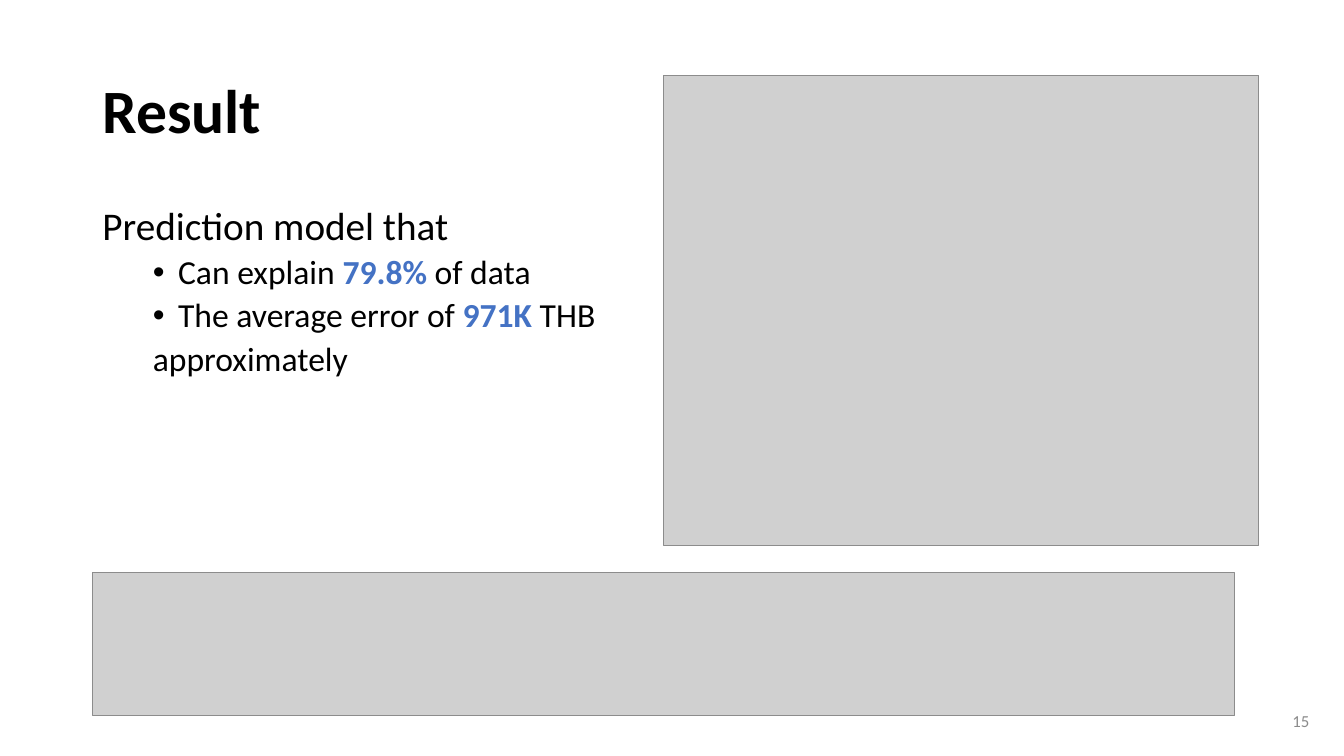
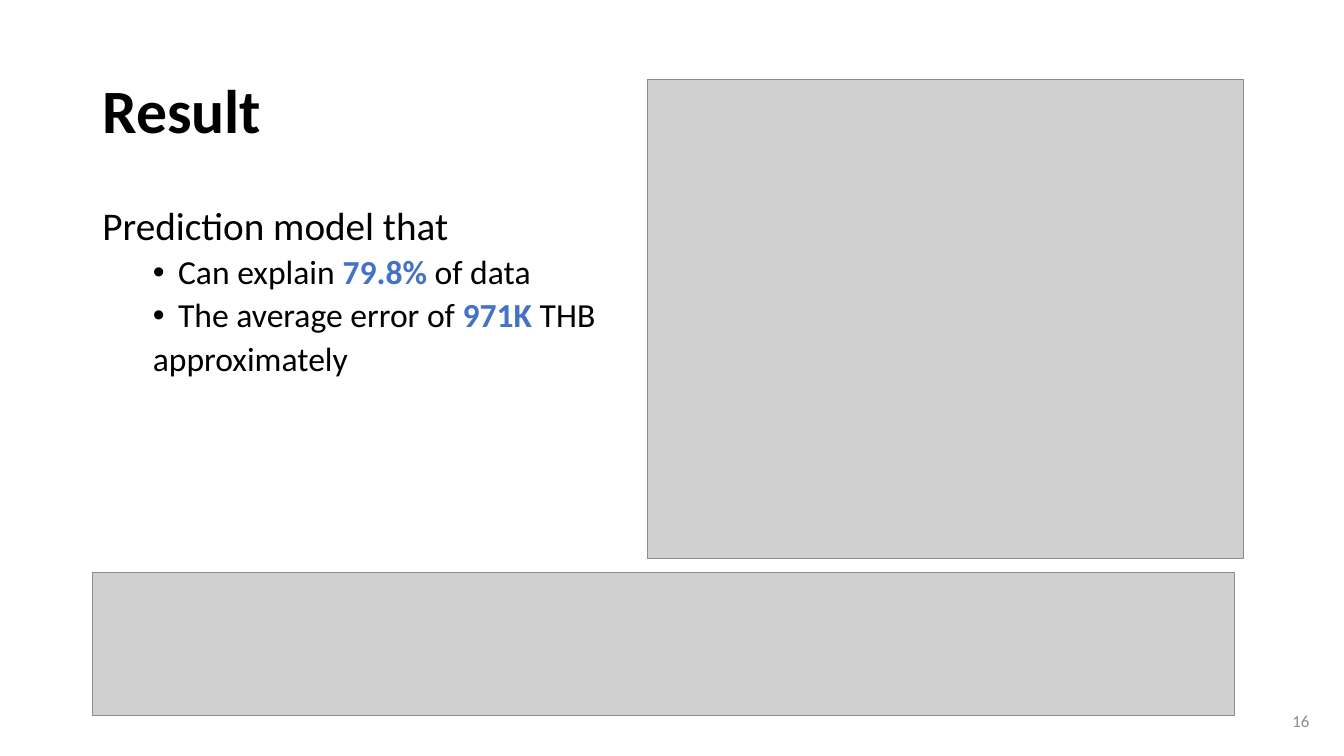
Before and after one commit to wtwwitt/project_2_bangkok_housing_price, a slide deck: slide 16 of presentation/Bangkok Housing Price Prediction for buyers and sellers.pptx (slide 15 before the commit). Drawn at 1344x756 pixels with LibreOffice and Linux fonts; fonts in the diff are those of the drawing; grey boxes stand for pictures. Boxes give left, top, right and bottom in pixels: in the first picture for what was removed or moved away, otherwise in the second. Text is boxed around its words. In the diff, an @@ line names an element or a change of style, - is before the commit and + after.

```diff
--- a/presentation/Bangkok Housing Price Prediction for buyers and sellers.pptx
+++ b/presentation/Bangkok Housing Price Prediction for buyers and sellers.pptx
@@ picture resized from (x1=663, y1=75, x2=1259, y2=545) to (x1=648, y1=80, x2=1244, y2=559) @@
@@ page number at (x1=1292, y1=716, x2=1309, y2=727): text changed @@
-15
+16
```
Also in this commit, not shown: 2 other slides changed, 1 slide added, 2 other files.
